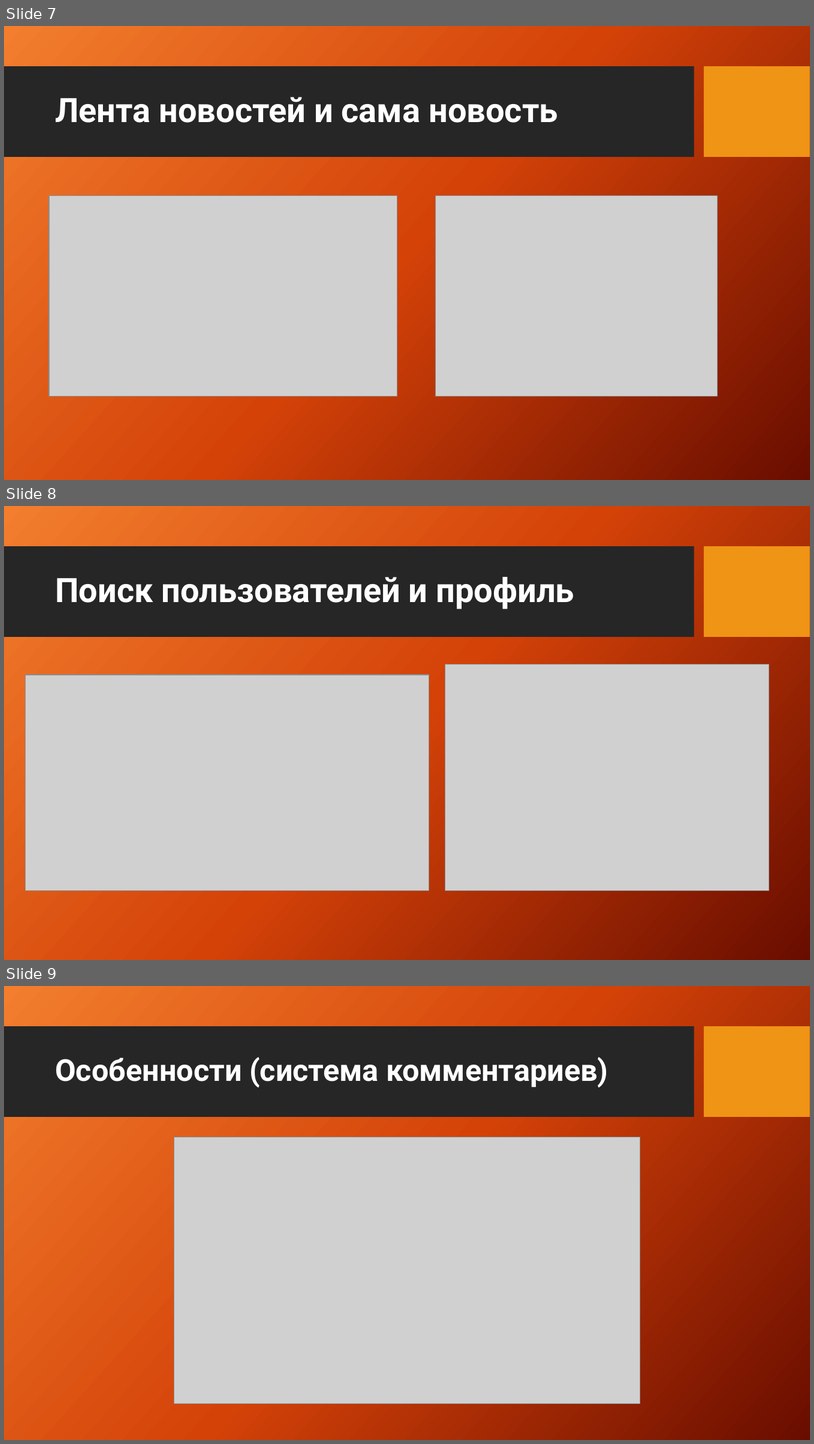
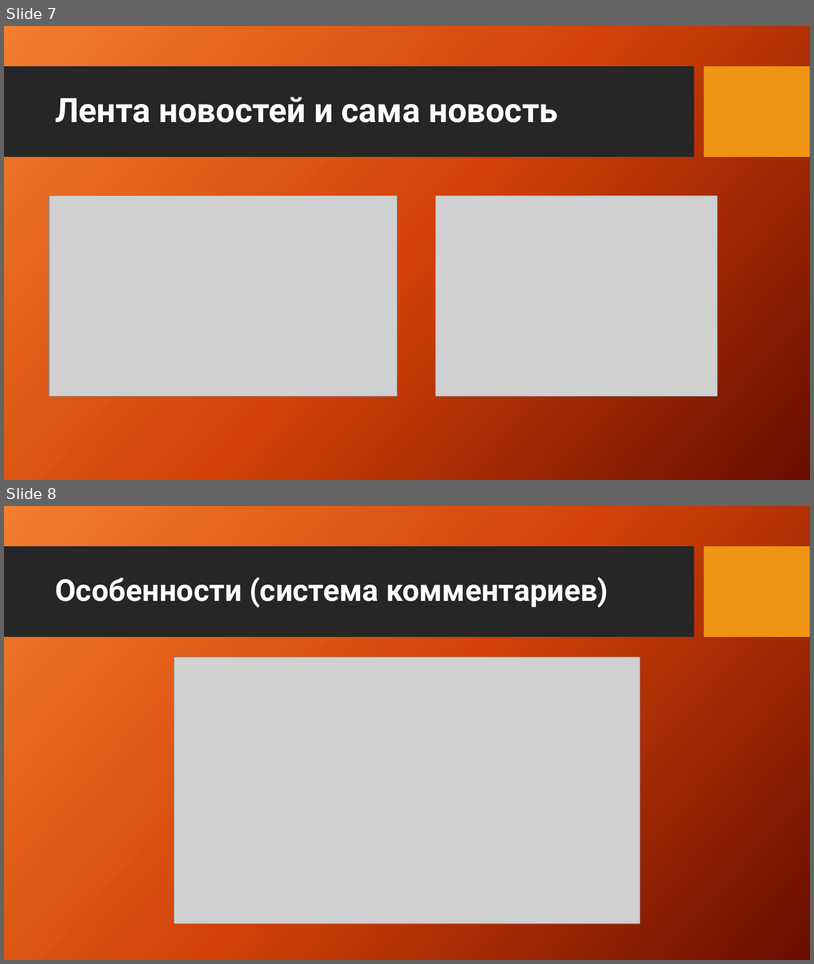
Before and after one commit to pro100kamil/web_project, a slide deck: презентация и записка/Prezentatsia.pptx. Shown one above the other, each under a label of ours: slides 7, 8 and 9 before the commit, slides 7 and 8 after it. The pictures are 814x1444 and 814x964 pixels, drawn with LibreOffice and Linux fonts; fonts in the diff are those of the drawing; grey boxes stand for pictures; background and template pictures are left out. Boxes give left, top, right and bottom in pixels: in the first picture for what was removed or moved away, otherwise in the second. Text is boxed around its words. In the diff, an @@ line names an element or a change of style, - is before the commit and + after.

```diff
--- a/презентация и записка/Prezentatsia.pptx
+++ b/презентация и записка/Prezentatsia.pptx
@@ slide 8 removed at (4,506,810,960), background picture (left out); not listed: 2 template elements that a slide beside it also shows @@
@@ title removed at (55,577,575,609) @@
-Поиск пользователей и профиль
@@ picture removed at (445,664,769,891) @@
@@ picture removed at (26,675,430,890) @@
@@ what was slide 9 is now slide 8 @@
```
Also in this commit, not shown: 1 slide changed, 1 slide added, 1 other slide removed, 13 other files.
